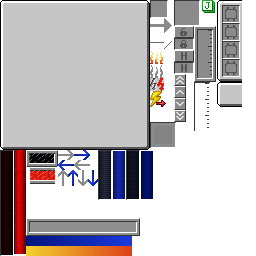
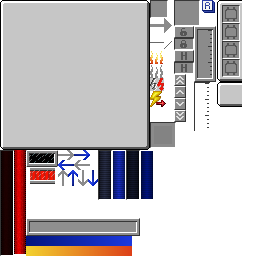
Layered file, before and after one edit (256 x 256). Changes by layer:
painted on "guielements.png" over [202, 0, 215, 13]
